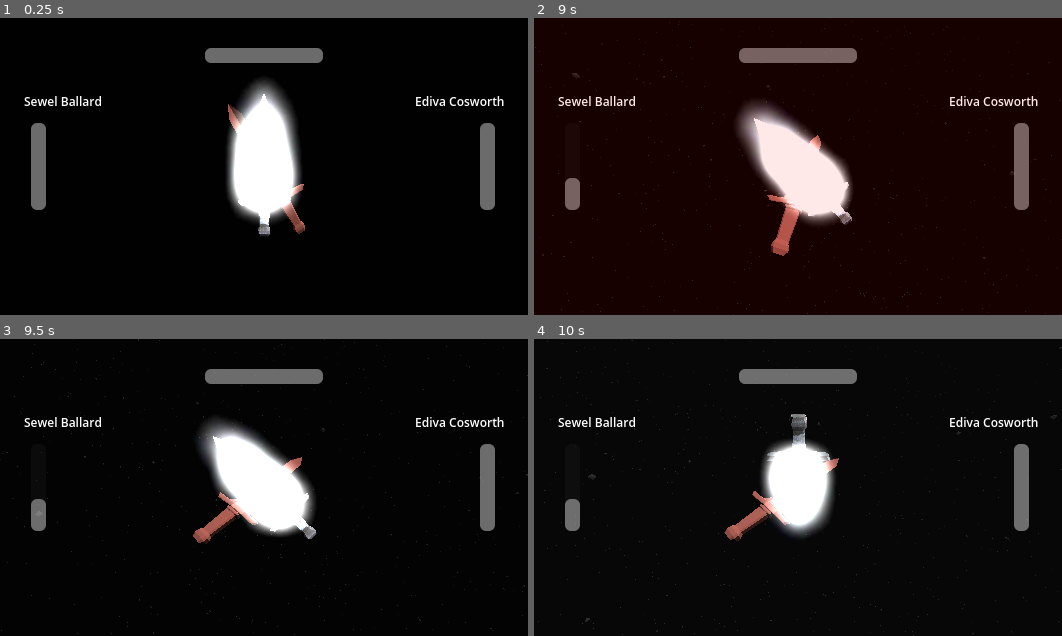
Above: before the commit, frames 1-4 (two rows, left to right).
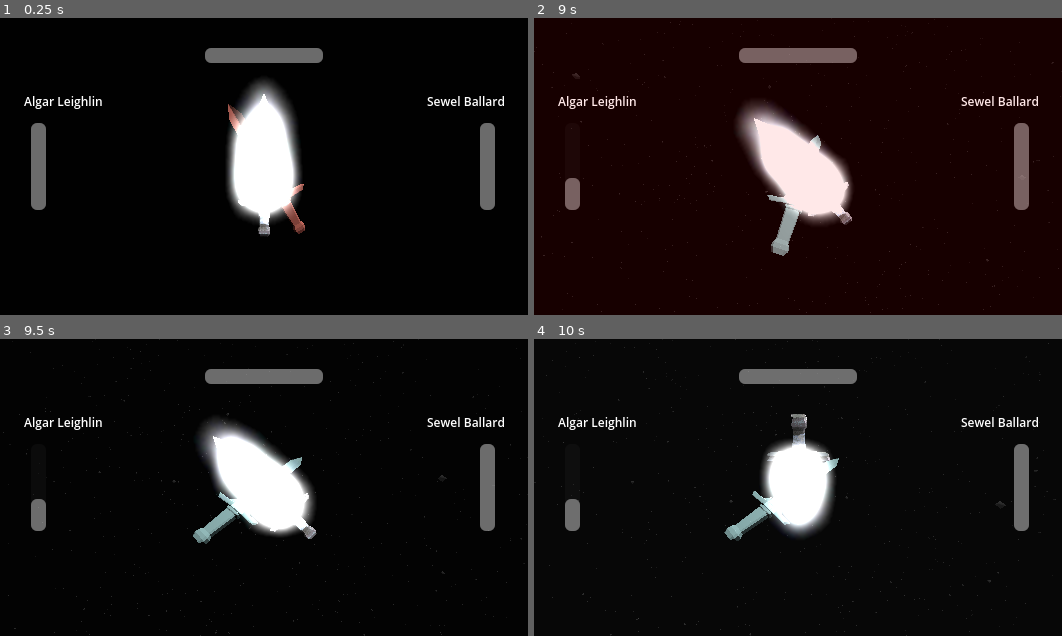
Above: after the commit, the same moments.

Repository: Lukko-Digital/Bladebearer
Game: Godot game, scene res://src/main.tscn
Two runs of this game, one before a commit and one after it. Both use one fixed random seed, a clock stepped at 60 frames per second and the inputs below.
Inputs:
- Up to frame 1 (0.25 s): no input
- Up to frame 2 (9 s): hold D (right) 0.53-1.28 s; hold Shift (shift) 0.53-1.28 s; hold S (backward) 1.28-2.03 s; tap Space (space) every 1.5 s from 1.35 to 8.85 s; hold D (right) 2.03-2.78 s; hold Shift (shift) 2.03-2.78 s; hold W (forward) 2.78-3.53 s; hold Shift (shift) 3.53-4.28 s; hold A (left) 3.53-5.03 s; hold S (backward) 5.03-5.78 s; hold Shift (shift) 5.03-5.78 s; hold D (right) 5.78-6.53 s; hold W (forward) 6.53-7.28 s; hold Shift (shift) 6.53-7.28 s; hold D (right) 7.28-8.03 s; hold S (backward) 8.03-8.78 s; hold Shift (shift) 8.03-8.78 s; hold A (left) from 8.78 s (still down)
- Up to frame 3 (9.5 s): keep holding A (left)
- Up to frame 4 (10 s): release A (left) at 9.53 s; hold W (forward) from 9.53 s (still down); hold Shift (shift) from 9.53 s (still down)

The runs differ from the first frame. In frame 1, 0.7% of the frame differs, in the area x 4-96%, y 26-31%; in frame 2, 1.6%; in frame 3, 1.8%, in the area x 0-100%, y 0-100%; in frame 4, 1.7%.

Commit message:
change death screen to be for sword death

Diff:
--- a/src/game_sequence_handler.gd
+++ b/src/game_sequence_handler.gd
@@ -63,17 +63,17 @@
 # Called when the node enters the scene tree for the first time.
 func _ready() -> void:
 	game_loop.call_deferred()
-	sword_hp_bar.value = SWORD_MAX_HP
 	sword_hp_bar.max_value = SWORD_MAX_HP
-	bearer_hp_bar.value = BEARER_MAX_HP
 	bearer_hp_bar.max_value = BEARER_MAX_HP
-	opp_hp_bar.value = OPPONENT_MAX_HP
 	opp_hp_bar.max_value = OPPONENT_MAX_HP
-	%BearerName.text = NAMES.pick_random()
-	%OpponentName.text = NAMES.pick_random()
 
 
 func game_loop():
+	%BearerName.text = NAMES.pick_random()
+	%OpponentName.text = NAMES.pick_random()
+	sword_hp_bar.value = SWORD_MAX_HP
+	bearer_hp_bar.value = BEARER_MAX_HP
+	opp_hp_bar.value = OPPONENT_MAX_HP
 	while true:
 		swing_sequence()
 		await sequence_finished
@@ -90,9 +90,9 @@
 		for _i in range(randi_range(1, 2)):
 			block_sequence()
 			await sequence_finished
-			if bearer_hp <= 0:
+			if sword_hp <= 0:
 				break
-		if bearer_hp <= 0:
+		if sword_hp <= 0:
 			break
 	%DeathScreen.show()
 
@@ -188,6 +188,4 @@
 
 func _on_respawn_button_pressed() -> void:
 	%DeathScreen.hide()
-	bearer_hp = BEARER_MAX_HP
-	opp_hp = OPPONENT_MAX_HP
 	game_loop.call_deferred()
--- a/src/game_sequence_handler.tscn
+++ b/src/game_sequence_handler.tscn
@@ -68,7 +68,7 @@
 offset_top = 122.0
 offset_right = 277.0
 offset_bottom = 145.0
-text = "dead :("
+text = "sword broke :("
 
 [node name="RespawnButton" type="Button" parent="UI/DeathScreen"]
 layout_mode = 0
@@ -76,7 +76,7 @@
 offset_top = 161.0
 offset_right = 286.0
 offset_bottom = 192.0
-text = "respawn"
+text = "play again"
 
 [node name="NewChallenger" type="Label" parent="UI"]
 unique_name_in_owner = true
